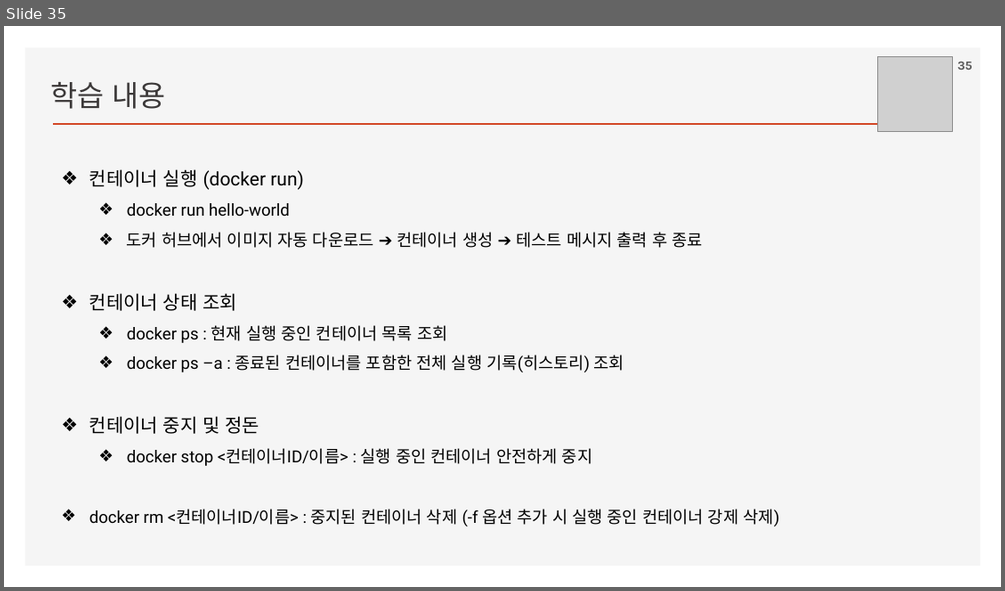
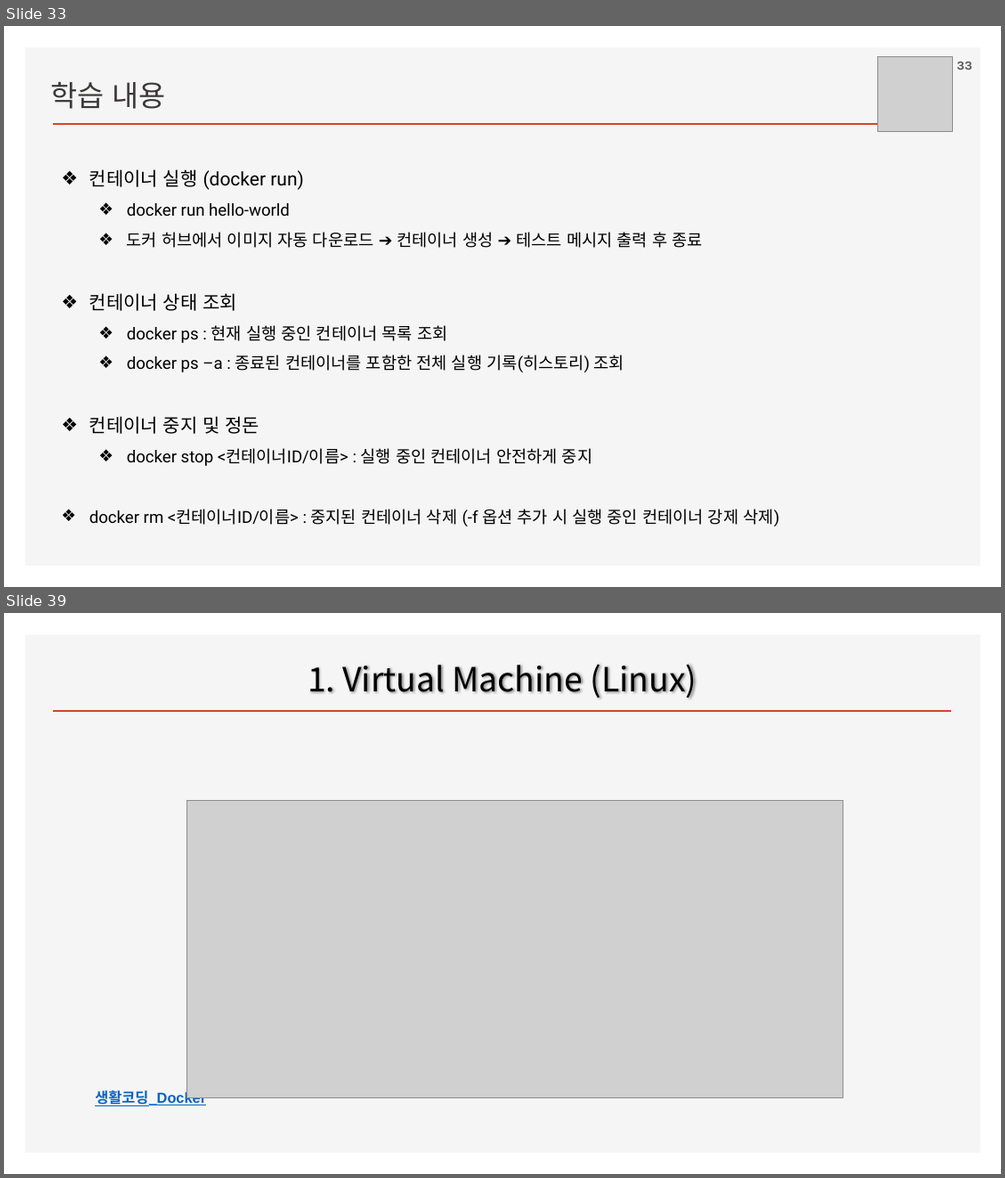
Before and after one commit to ancestor9/2026_Fall_Application-Deployment, a slide deck: App Deployment.pptx. Shown one above the other, each under a label of ours: slide 35 before the commit, slides 33 and 39 after it; the slides between them are not shown. The pictures are 1005x591 and 1005x1178 pixels, drawn with LibreOffice and Linux fonts; fonts in the diff are those of the drawing; grey boxes stand for pictures; background and template pictures are left out. Boxes give left, top, right and bottom in pixels: in the first picture for what was removed or moved away, otherwise in the second. Text is boxed around its words. In the diff, an @@ line names an element or a change of style, - is before the commit and + after.

```diff
--- a/App Deployment.pptx
+++ b/App Deployment.pptx
@@ slide 39 added at <box>4,613,1001,1174</box>, background #FFFFFF; not listed: 2 template elements that a slide beside it also shows @@
@@ title added at <box>307,664,697,698</box>, 32 pt, text #000000 @@
+1. Virtual Machine (Linux)
@@ picture added at <box>186,800,843,1097</box> @@
@@ text added at <box>95,1088,206,1106</box>, 14 pt, text #0563C1, bold, underline @@
+생활코딩_Docker
@@ what was slide 35 is now slide 33 @@
@@ page number at <box>956,62,971,70</box>: text changed @@
-35
+33
```
Also in this commit, not shown: 2 slides changed, 19 other slides added, 1 slide removed.
